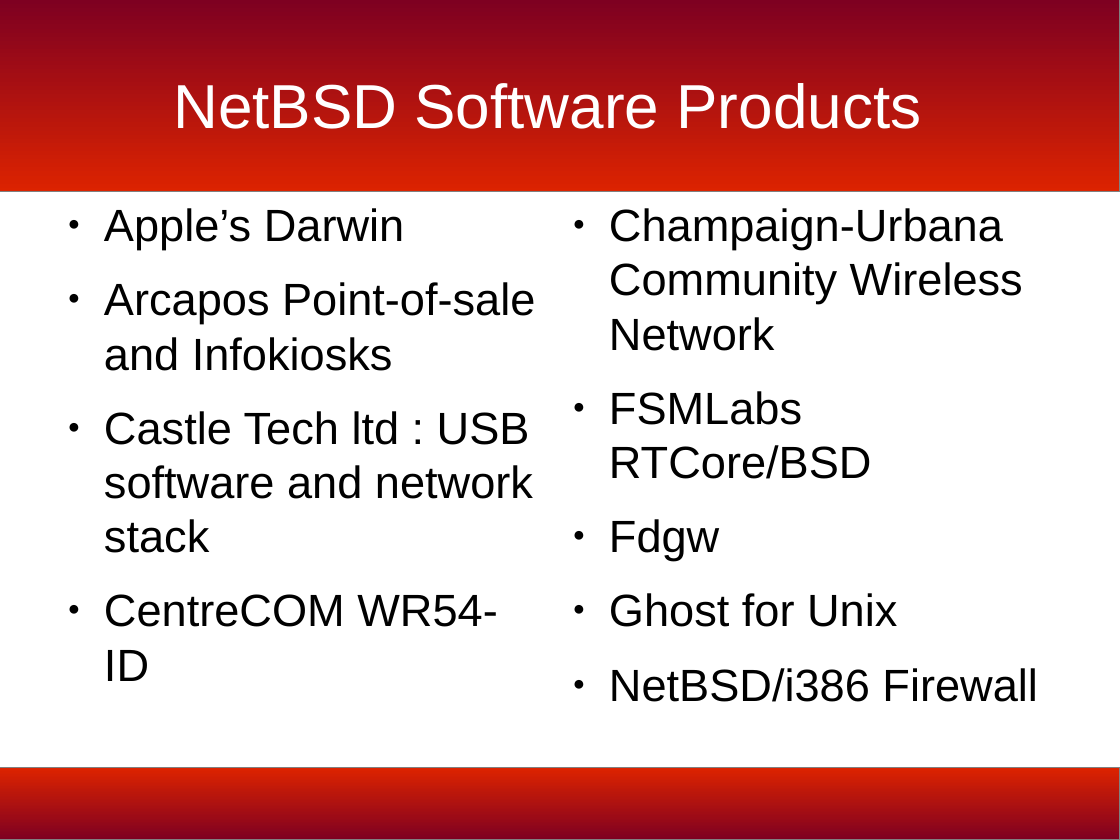
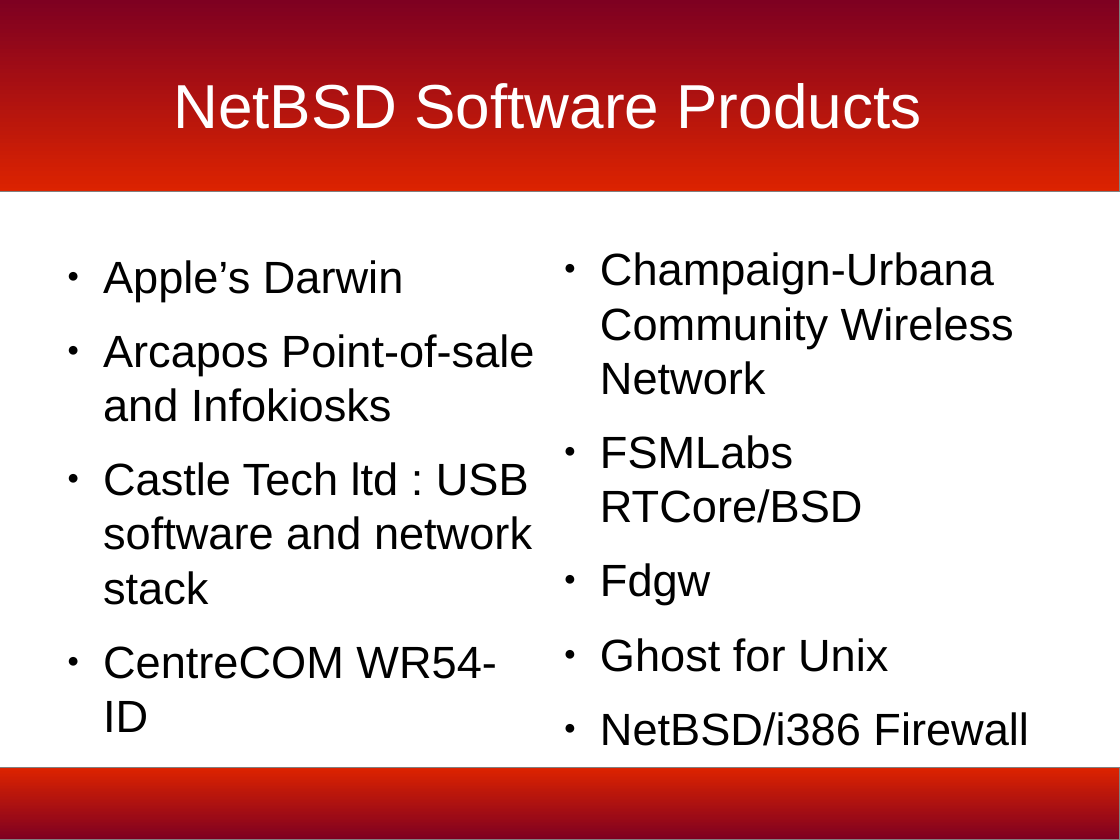
Before and after one commit to bmac2/BSD-Meetup-Files, a slide deck: slide 25 of bsd-history-slides.odp. Drawn at 1120x840 pixels with LibreOffice and Linux fonts; fonts in the diff are those of the drawing; background and template pictures are left out. Boxes give left, top, right and bottom in pixels: in the first picture for what was removed or moved away, otherwise in the second. Text is boxed around its words. In the diff, an @@ line names an element or a change of style, - is before the commit and + after.

```diff
--- a/bsd-history-slides.odp
+++ b/bsd-history-slides.odp
@@ text "Apple’s Darwin": place and size @@
-text "Apple’s Darwin" at [104, 208, 535, 681]
+text "Apple’s Darwin" at [103, 260, 534, 732]
@@ text "Champaign-Urbana Community Wireless Network": place and size @@
-text "Champaign-Urbana Community Wireless Network" at [609, 208, 1037, 702]
+text "Champaign-Urbana Community Wireless Network" at [600, 252, 1028, 746]
```
Also in this commit, not shown: 29 other slides changed.
